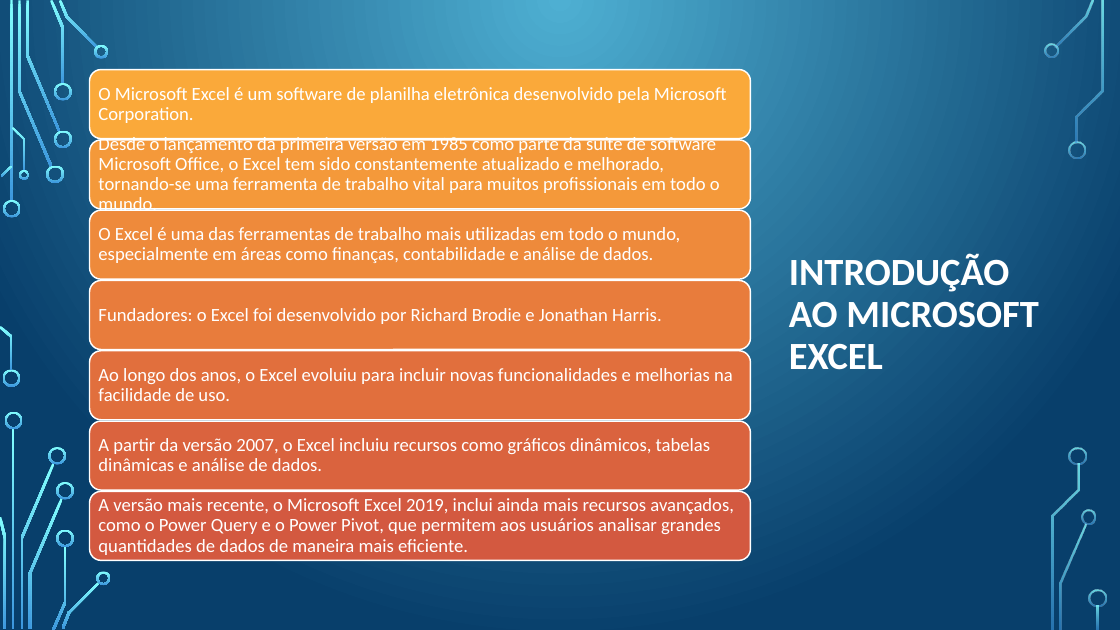
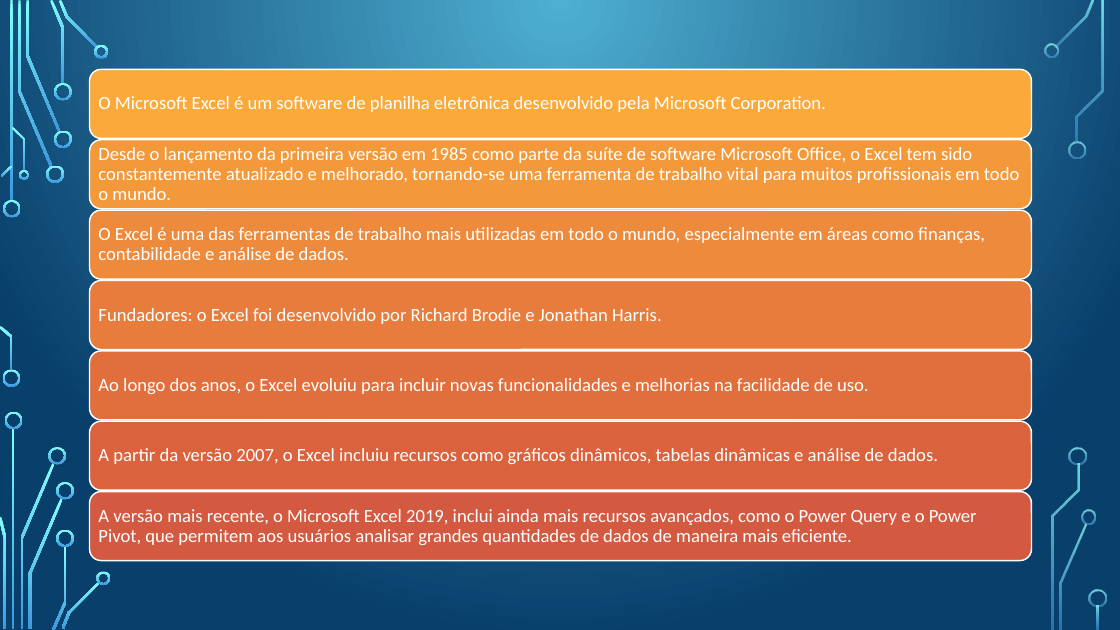
Before and after one commit to VitorKaviski/Curso_Kaviski_Excel_Basico_ao_Avancado, a slide deck: slide 8 of Curso Excel/Básico/Aula 1/Aula 1 - Excel/Curso Excel - Básico - Modelo Slides 1.pptx (slide 6 before the commit). Drawn at 1120x630 pixels with LibreOffice and Linux fonts; fonts in the diff are those of the drawing; background and template pictures are left out. Boxes give left, top, right and bottom in pixels: in the first picture for what was removed or moved away, otherwise in the second. Text is boxed around its words. In the diff, an @@ line names an element or a change of style, - is before the commit and + after.

```diff
--- a/Curso Excel/Básico/Aula 1/Aula 1 - Excel/Curso Excel - Básico - Modelo Slides 1.pptx
+++ b/Curso Excel/Básico/Aula 1/Aula 1 - Excel/Curso Excel - Básico - Modelo Slides 1.pptx
@@ rounded rectangle: place and size @@
-rounded rectangle at <box>90,70,751,139</box>
+rounded rectangle at <box>90,70,1032,139</box>
@@ text "O Microsoft Excel é um ..." rewrapped from <box>98,87,727,123</box> to <box>98,96,826,112</box> @@
@@ rounded rectangle: place and size @@
-rounded rectangle at <box>90,140,751,209</box>
+rounded rectangle at <box>90,139,1032,208</box>
@@ text "Desde o lançamento da primeira ..." rewrapped from <box>98,137,720,211</box> to <box>98,147,1019,200</box> @@
@@ rounded rectangle: place and size @@
-rounded rectangle at <box>90,210,751,279</box>
+rounded rectangle at <box>90,210,1032,279</box>
@@ text "O Excel é uma das ..." rewrapped from <box>98,227,680,263</box> to <box>98,227,985,260</box> @@
@@ title removed at <box>789,253,1038,370</box> @@
-INTRODUÇÃO AO MICROSOFT EXCEL
@@ rounded rectangle: place and size @@
-rounded rectangle at <box>90,281,751,350</box>
+rounded rectangle at <box>90,281,1032,350</box>
@@ rounded rectangle: place and size @@
-rounded rectangle at <box>90,351,751,420</box>
+rounded rectangle at <box>90,351,1032,420</box>
@@ text "Ao longo dos anos, o ..." rewrapped from <box>98,368,733,401</box> to <box>98,378,869,394</box> @@
@@ rounded rectangle: place and size @@
-rounded rectangle at <box>90,421,751,490</box>
+rounded rectangle at <box>90,421,1032,490</box>
@@ text "A partir da versão 2007, ..." rewrapped from <box>98,438,710,471</box> to <box>98,448,938,464</box> @@
@@ rounded rectangle: place and size @@
-rounded rectangle at <box>90,492,751,560</box>
+rounded rectangle at <box>90,492,1032,560</box>
@@ text "A versão mais recente, o ..." rewrapped from <box>98,498,734,555</box> to <box>98,509,977,545</box> @@
```
Also in this commit, not shown: 8 other slides changed, 5 slides added, 2 other files.
